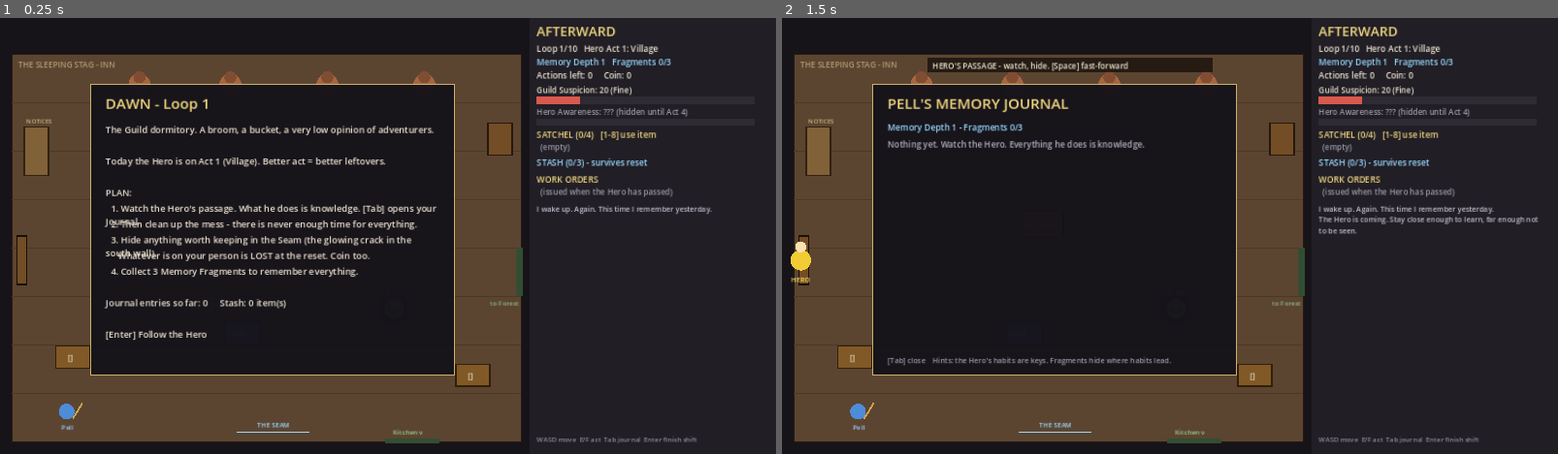
Above: before the commit, frames 1-2 (left to right).
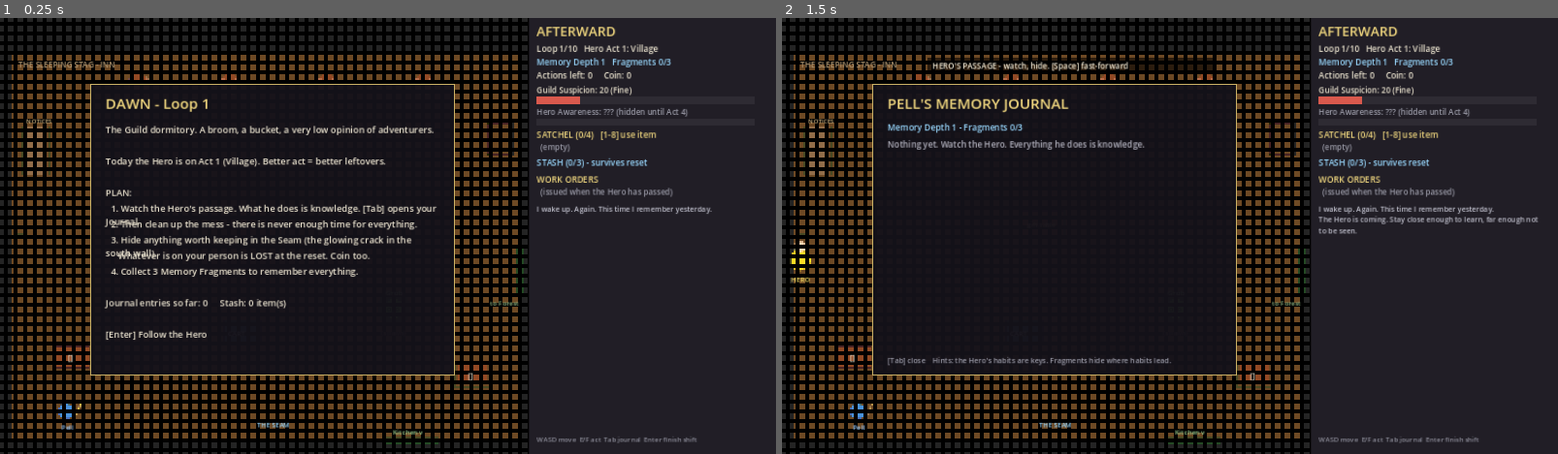
Above: after the commit, the same moments.

Repository: LerkaHalerka/NPC-game
Game: Godot game, scene res://main.tscn
Same seed, same stepped clock (60 frames per second), same inputs: the game is played once before the commit and once after it.
Inputs:
- Up to frame 1 (0.25 s): no input
- Up to frame 2 (1.5 s): tap Enter at 0.5, 1.35 s; hold D 0.53-1.28 s; tap Tab at 0.6 s; tap Space at 0.77, 1.25 s; hold S from 1.28 s (still down)

The runs differ from the first frame. In frame 1, 24% of the frame differs, in the area x 0-69%, y 0-100%; in frame 2, 23%.

Commit message:
Pixelate the world with a screen shader, keep UI crisp
Co-Authored-By: Claude Sonnet 5.5 <noreply@anthropic.com>
Claude-Session: https://claude.ai/code/session_013qnoERB8C8baLYTdigbmcm

Diff:
--- a/scripts/main.gd
+++ b/scripts/main.gd
@@ -69,15 +69,59 @@
 var show_journal: bool = false
 var show_debug: bool = false
 var font: Font = ThemeDB.fallback_font
+var cv: CanvasItem
+var shapes_on: bool = true
+var text_on: bool = true
+var ui_overlay: Node2D
+const PIXEL_SIZE := 4.0
 
 
 func _ready() -> void:
 	randomize()
+	cv = self
+	setup_pixel_layers()
 	reset_world()
 	say("I wake up. Again. This time I remember yesterday.")
 
 
 # =========================================================== setup
+
+func setup_pixel_layers() -> void:
+	# Layer 1: pixelate everything drawn by this node (the world), left of the side panel.
+	var pix_layer: CanvasLayer = CanvasLayer.new()
+	pix_layer.layer = 1
+	add_child(pix_layer)
+	var shader: Shader = Shader.new()
+	shader.code = """
+shader_type canvas_item;
+uniform sampler2D screen_tex : hint_screen_texture, filter_nearest;
+uniform float px = 3.0;
+uniform float levels = 7.0;
+void fragment() {
+	vec2 logical = vec2(1280.0, 720.0);
+	vec2 uv = (floor(SCREEN_UV * logical / px) + 0.5) * px / logical;
+	vec3 c = texture(screen_tex, uv).rgb;
+	COLOR = vec4(floor(c * levels + 0.5) / levels, 1.0);
+}
+"""
+	var mat: ShaderMaterial = ShaderMaterial.new()
+	mat.shader = shader
+	mat.set_shader_parameter("px", PIXEL_SIZE)
+	var rect: ColorRect = ColorRect.new()
+	rect.position = Vector2.ZERO
+	rect.size = Vector2(PANEL_X - 13.0, 720.0)
+	rect.mouse_filter = Control.MOUSE_FILTER_IGNORE
+	rect.material = mat
+	pix_layer.add_child(rect)
+	# Layer 2: crisp text/UI on top.
+	var ui_layer: CanvasLayer = CanvasLayer.new()
+	ui_layer.layer = 2
+	add_child(ui_layer)
+	ui_overlay = Node2D.new()
+	ui_overlay.set_script(load("res://scripts/overlay.gd"))
+	ui_overlay.main = self
+	ui_layer.add_child(ui_overlay)
+
 
 func tier() -> int:
 	return mini(5, 1 + floori((loop_no - 1) / 2.0))
@@ -917,22 +961,41 @@
 	if bark_time > 0.0:
 		bark_time -= delta
 	queue_redraw()
+	if ui_overlay != null:
+		ui_overlay.queue_redraw()
 
 
 # =========================================================== drawing
 
+func d_rect(r: Rect2, c: Color, filled: bool = true, w: float = -1.0) -> void:
+	if shapes_on:
+		cv.draw_rect(r, c, filled, w)
+
+
+func d_circle(p: Vector2, r: float, c: Color, filled: bool = true, w: float = -1.0) -> void:
+	if shapes_on:
+		cv.draw_circle(p, r, c, filled, w)
+
+
+func d_line(a: Vector2, b: Vector2, c: Color, w: float = -1.0) -> void:
+	if shapes_on:
+		cv.draw_line(a, b, c, w)
+
+
 func txt(pos: Vector2, s: String, size: int = 15, col: Color = Color(0.93, 0.9, 0.82)) -> void:
-	draw_string(font, pos, s, HORIZONTAL_ALIGNMENT_LEFT, -1, size, col)
+	if text_on:
+		cv.draw_string(font, pos, s, HORIZONTAL_ALIGNMENT_LEFT, -1, size, col)
 
 
 func para(pos: Vector2, s: String, width: float, size: int = 15, col: Color = Color(0.93, 0.9, 0.82)) -> void:
-	draw_multiline_string(font, pos, s, HORIZONTAL_ALIGNMENT_LEFT, width, size, -1, col)
+	if text_on:
+		cv.draw_multiline_string(font, pos, s, HORIZONTAL_ALIGNMENT_LEFT, width, size, -1, col)
 
 
 func box(r: Rect2, col: Color, border: Color = Color(0, 0, 0, 0)) -> void:
-	draw_rect(r, col, true)
+	d_rect(r, col, true)
 	if border.a > 0.0:
-		draw_rect(r, border, false, 2.0)
+		d_rect(r, border, false, 2.0)
 
 
 func bar(pos: Vector2, w: float, frac: float, col: Color) -> void:
@@ -941,7 +1004,21 @@
 
 
 func _draw() -> void:
+	## Pass 1 (this node): world shapes only. A shader on the layer above pixelates them.
+	cv = self
+	shapes_on = true
+	text_on = false
 	draw_world()
+
+
+func draw_overlay(c: CanvasItem) -> void:
+	## Pass 2 (crisp layer on top): world labels, HUD, panel and all screens.
+	cv = c
+	shapes_on = false
+	text_on = true
+	draw_world()
+	shapes_on = true
+	draw_world_hud()
 	draw_panel()
 	match phase:
 		Phase.DAWN:
@@ -964,10 +1041,10 @@
 	var inn: bool = cur_room == "inn"
 	box(ROOM, Color(0.36, 0.27, 0.19) if inn else Color(0.42, 0.42, 0.45), Color(0.15, 0.1, 0.07))
 	for i in range(1, 8):
-		draw_line(Vector2(ROOM.position.x, ROOM.position.y + i * 80), Vector2(ROOM.end.x, ROOM.position.y + i * 80), Color(0.3, 0.22, 0.15) if inn else Color(0.33, 0.33, 0.36), 1.0)
+		d_line(Vector2(ROOM.position.x, ROOM.position.y + i * 80), Vector2(ROOM.end.x, ROOM.position.y + i * 80), Color(0.3, 0.22, 0.15) if inn else Color(0.33, 0.33, 0.36), 1.0)
 	txt(Vector2(30, 82), "THE SLEEPING STAG - INN" if inn else "INN KITCHEN", 13, Color(0.7, 0.6, 0.45))
 	if inn:
-		draw_circle(GRUB_SPAWN, 26.0, Color(0.3, 0.22, 0.15))
+		d_circle(GRUB_SPAWN, 26.0, Color(0.3, 0.22, 0.15))
 		txt(GRUB_SPAWN + Vector2(-22, 44), "(spawn)", 11, Color(0.55, 0.45, 0.35))
 		box(Rect2(ROOM.end.x - 8, 380, 10, 80), Color(0.2, 0.3, 0.2))
 		txt(Vector2(ROOM.end.x - 52, 475), "to Forest", 11, Color(0.55, 0.7, 0.5))
@@ -983,16 +1060,20 @@
 		if fi.room == cur_room:
 			draw_floor_item(fi)
 	if phase == Phase.PASSAGE and hero_room == cur_room:
-		draw_circle(hero_pos, 17.0, Color(0.95, 0.8, 0.2))
-		draw_circle(hero_pos + Vector2(0, -22), 9.0, Color(0.98, 0.88, 0.7))
+		d_circle(hero_pos, 17.0, Color(0.95, 0.8, 0.2))
+		d_circle(hero_pos + Vector2(0, -22), 9.0, Color(0.98, 0.88, 0.7))
 		txt(hero_pos + Vector2(-16, 36), "HERO", 11, Color(1, 0.9, 0.4))
-		if bark_time > 0.0:
-			box(Rect2(hero_pos + Vector2(-8, -78), Vector2(font.get_string_size(bark_text, HORIZONTAL_ALIGNMENT_LEFT, -1, 13).x + 14, 24)), Color(1, 1, 1, 0.92))
-			txt(hero_pos + Vector2(-1, -61), bark_text, 13, Color(0.1, 0.1, 0.1))
 	if not in_cart:
-		draw_circle(pell, 13.0, Color(0.3, 0.55, 0.85))
-		draw_line(pell + Vector2(10, 12), pell + Vector2(26, -14), Color(0.8, 0.65, 0.3), 3.0)
+		d_circle(pell, 13.0, Color(0.3, 0.55, 0.85))
+		d_line(pell + Vector2(10, 12), pell + Vector2(26, -14), Color(0.8, 0.65, 0.3), 3.0)
 		txt(pell + Vector2(-9, 30), "Pell", 11, Color(0.6, 0.8, 1))
+
+
+func draw_world_hud() -> void:
+	## Crisp (non-pixelated) bits that sit on top of the world.
+	if phase == Phase.PASSAGE and hero_room == cur_room and bark_time > 0.0:
+		box(Rect2(hero_pos + Vector2(-8, -78), Vector2(font.get_string_size(bark_text, HORIZONTAL_ALIGNMENT_LEFT, -1, 13).x + 14, 24)), Color(1, 1, 1, 0.92))
+		txt(hero_pos + Vector2(-1, -61), bark_text, 13, Color(0.1, 0.1, 0.1))
 	if phase == Phase.SHIFT or phase == Phase.PASSAGE:
 		var list: Array = reach_list()
 		for t in list:
@@ -1003,7 +1084,6 @@
 					s += "[E] " + lb[0]
 				if lb[1] != "":
 					s += "    [F] " + lb[1]
-				box(Rect2(ROOM.position.x, ROOM.end.y - 4, ROOM.size.x, 0), Color(0, 0, 0, 0))
 				box(Rect2(Vector2(30, 668), Vector2(820, 26)), Color(0, 0, 0, 0.7))
 				txt(Vector2(38, 687), s, 15, Color(1, 0.95, 0.6))
 				break
@@ -1018,10 +1098,10 @@
 	match o.type:
 		"pot":
 			if o.state == "full":
-				draw_circle(p, 18.0, Color(0.65, 0.4, 0.25))
-				draw_circle(p + Vector2(0, -12), 10.0, Color(0.5, 0.3, 0.2))
+				d_circle(p, 18.0, Color(0.65, 0.4, 0.25))
+				d_circle(p + Vector2(0, -12), 10.0, Color(0.5, 0.3, 0.2))
 			else:
-				draw_circle(p, 18.0, Color(0.25, 0.17, 0.12), false, 2.0)
+				d_circle(p, 18.0, Color(0.25, 0.17, 0.12), false, 2.0)
 				txt(p + Vector2(-14, 4), "x_x", 12, Color(0.7, 0.4, 0.3))
 				if phase == Phase.SHIFT:
 					txt(p + Vector2(-20, -24), "broken", 11, Color(0.9, 0.5, 0.4))
@@ -1042,7 +1122,7 @@
 				txt(p + Vector2(-8, 58), "broken", 11, Color(0.9, 0.5, 0.4))
 		"grub":
 			var gc: Color = Color(0.4, 0.7, 0.3) if o.state == "ok" else Color(0.3, 0.45, 0.25)
-			draw_circle(p, 16.0, gc)
+			d_circle(p, 16.0, gc)
 			txt(p + Vector2(-12, 5), "ò_ó" if o.state == "ok" else "x_x", 12, Color(0.1, 0.2, 0.05))
 			txt(p + Vector2(-14, -22), "Grub" + (" (out cold)" if o.state == "out" else ""), 11, Color(0.7, 0.9, 0.6))
 		"board":
@@ -1053,13 +1133,13 @@
 		"barrel":
 			box(Rect2(p - Vector2(20, 26), Vector2(40, 52)), Color(0.45, 0.3, 0.15), Color(0.15, 0.1, 0.05))
 			if o.state == "kicked":
-				draw_line(p + Vector2(34, -30), p + Vector2(30, 30), Color(0.6, 0.85, 1.0), 3.0)
+				d_line(p + Vector2(34, -30), p + Vector2(30, 30), Color(0.6, 0.85, 1.0), 3.0)
 				txt(p + Vector2(-30, 44), "crack", 11, Color(0.6, 0.85, 1.0))
 		"table":
 			box(Rect2(p - Vector2(34, 22), Vector2(68, 44)), Color(0.5, 0.35, 0.2), Color(0.2, 0.12, 0.05))
 			txt(p + Vector2(-26, 5), "gift table" if o.state == "empty" else "gift!", 11, Color(0.9, 0.8, 0.6))
 		"seam":
-			draw_line(p + Vector2(-60, 0), p + Vector2(60, 0), Color(0.6, 0.85, 1.0), 2.0)
+			d_line(p + Vector2(-60, 0), p + Vector2(60, 0), Color(0.6, 0.85, 1.0), 2.0)
 			txt(p + Vector2(-26, -8), "THE SEAM", 11, Color(0.6, 0.85, 1.0))
 		"counter", "stove", "ktable":
 			box(Rect2(p - o.size / 2.0, o.size), Color(0.3, 0.3, 0.34), Color(0.12, 0.12, 0.14))
@@ -1074,7 +1154,7 @@
 	var col: Color = Color(1, 0.85, 0.2) if it.kind == "coin" else Color(0.9, 0.9, 1.0)
 	if it.kind == "knowledge":
 		col = Color(0.7, 1.0, 0.8)
-	draw_rect(Rect2(fi.pos - Vector2(7, 7), Vector2(14, 14)), col, true)
+	d_rect(Rect2(fi.pos - Vector2(7, 7), Vector2(14, 14)), col, true)
 	if pell.distance_to(fi.pos) < 120.0:
 		txt(fi.pos + Vector2(-30, -12), String(it.name), 11, Color(1, 1, 1))
 
--- /dev/null
+++ b/scripts/overlay.gd
@@ -0,0 +1,9 @@
+extends Node2D
+## Crisp UI layer drawn above the pixelated world; all drawing logic lives in main.gd.
+
+var main: Node2D
+
+
+func _draw() -> void:
+	if main != null:
+		main.draw_overlay(self)
Not shown, changed: README.md
